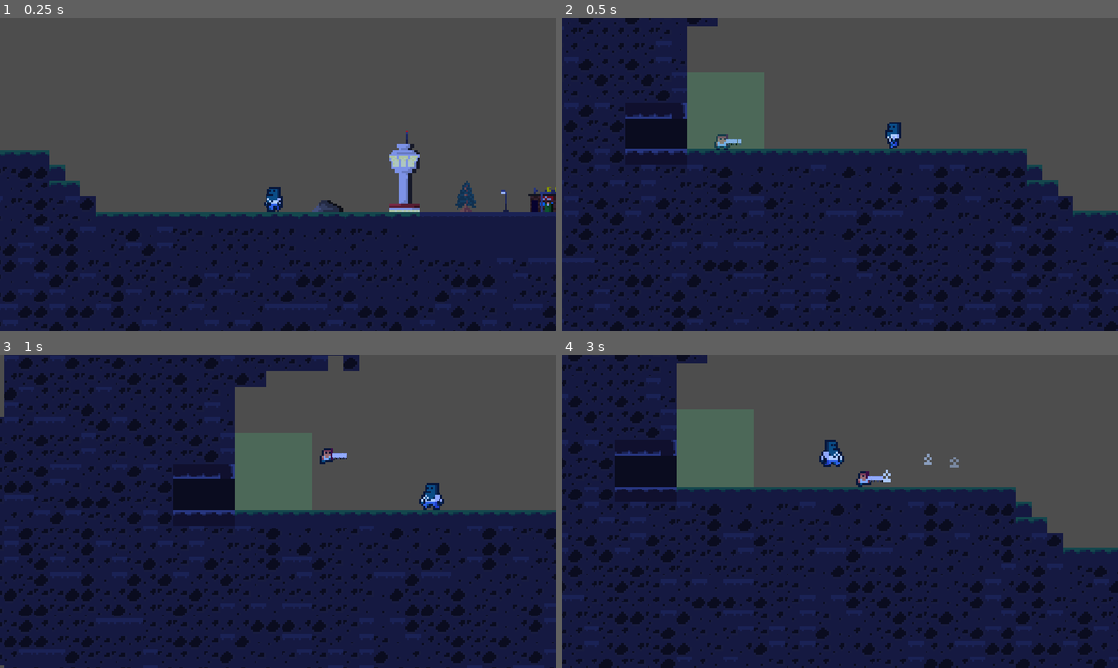
Above: before the commit, frames 1-4 (two rows, left to right).
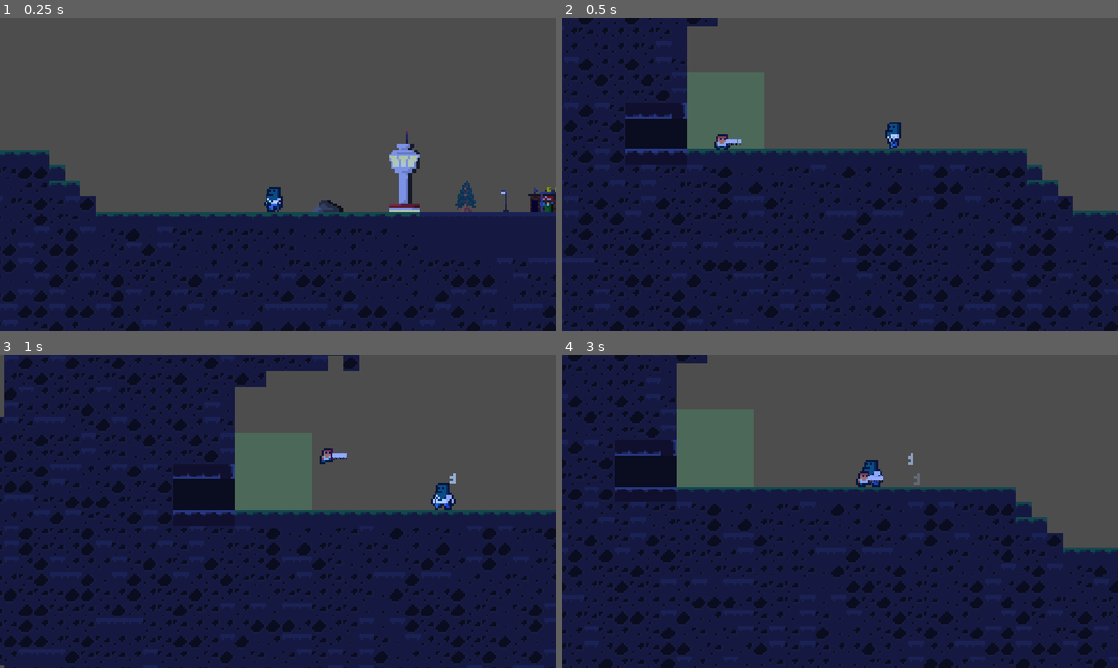
Above: after the commit, the same moments.

Repository: OllieBlomfield/zombie_game
Game: Godot game, scene res://scenes/levels/level_1.tscn
Two runs of this game, one before a commit and one after it. Both use one fixed random seed, a clock stepped at 60 frames per second and the inputs below. The engine's default icon, where the game draws it, is replaced by a stand-in: a white triangle on a blue panel in a dark square.
Inputs:
- Up to frame 1 (0.25 s): no input
- Up to frame 2 (0.5 s): no input
- Up to frame 3 (1 s): hold D (right) from 0.53 s (still down); hold M (attack) from 0.53 s (still down); tap Space (jump) at 0.77 s
- Up to frame 4 (3 s): release M (attack) at 1.28 s; tap M (attack) at 1.35, 2.85 s; tap Space (jump) at 1.52 s; release D (right) at 2.03 s; hold A (left) 2.03-2.78 s; hold M (attack) 2.03-2.78 s; hold D (right) from 2.78 s (still down)

Frame 1 is identical in both runs. In frame 2, 0.1% of the frame differs, in the area x 27-33%, y 37-42%; in frame 3, 0.5%; in frame 4, 0.6%, in the area x 46-72%, y 27-43%.

Commit message:
added GameCharacter class that player and enemies inherit from

Diff:
--- a/scenes/objects/player.tscn
+++ b/scenes/objects/player.tscn
@@ -15,6 +15,7 @@
 radius = 4.0
 
 [node name="Player" type="CharacterBody2D" unique_id=1359689479 node_paths=PackedStringArray("health", "hurtbox") groups=["player"]]
+z_index = 5
 collision_mask = 4
 script = ExtResource("1_a8lix")
 health = NodePath("Health")
@@ -49,7 +50,7 @@
 
 [node name="Combat" type="Node" parent="." unique_id=1924109106 node_paths=PackedStringArray("current_weapon")]
 script = ExtResource("5_ksjmp")
-current_weapon = NodePath("../MeleeWeapon")
+current_weapon = NodePath("../RangedWeapon")
 metadata/_custom_type_script = "uid://1kgpo4ysg2r4"
 
 [node name="MeleeWeapon" parent="." unique_id=1078517139 instance=ExtResource("6_2rlf8")]
--- /dev/null
+++ b/scenes/weapons/mele_weapon.tscn
@@ -0,0 +1,28 @@
+[gd_scene format=3 uid="uid://l0r51cd21m7k"]
+
+[ext_resource type="Script" path="res://scripts/weapons/mele_weapon.gd" id="1_ixv1l"]
+[ext_resource type="SpriteFrames" uid="uid://dp5o2awmwhqu6" path="res://graphics/weapons/mele_weapon_sprite_frames.tres" id="2_wlobd"]
+[ext_resource type="Script" uid="uid://clpibth8iopnl" path="res://components/hitbox.gd" id="3_m7uc0"]
+
+[sub_resource type="RectangleShape2D" id="RectangleShape2D_ixv1l"]
+size = Vector2(14, 7)
+
+[node name="MeleWeapon" type="Node2D" unique_id=1078517139 node_paths=PackedStringArray("hit_box")]
+script = ExtResource("1_ixv1l")
+hit_box = NodePath("HitBoxComponent")
+
+[node name="AnimatedSprite2D" type="AnimatedSprite2D" parent="." unique_id=102882708]
+position = Vector2(3, 0)
+sprite_frames = ExtResource("2_wlobd")
+animation = &"attack"
+
+[node name="HitBoxComponent" type="Area2D" parent="." unique_id=1075786225]
+collision_mask = 2
+script = ExtResource("3_m7uc0")
+damage = 1
+hitbox_name = "Bat"
+metadata/_custom_type_script = "uid://clpibth8iopnl"
+
+[node name="CollisionShape2D" type="CollisionShape2D" parent="HitBoxComponent" unique_id=72647079]
+position = Vector2(0, -1.5)
+shape = SubResource("RectangleShape2D_ixv1l")
--- a/scripts/globals/GameManager.gd
+++ b/scripts/globals/GameManager.gd
@@ -29,6 +29,8 @@
 			#player.ranged_weapon.damage += stats
 		upgrades.PLAYER_HEALTH:
 			player.health.max_health += stats
+		_:
+			pass
 
 func pause_game():
 	ui_active.emit()
--- /dev/null
+++ b/scripts/objects/game_character.gd
@@ -0,0 +1,8 @@
+extends CharacterBody2D
+class_name GameCharacter
+
+
+func apply_hit_effects(context: HitContext):
+	#print("APPLYING STUFF SIR")
+	velocity += context.direction * context.knockback
+	velocity.y -= context.extra_y_knockback
--- a/scripts/objects/player.gd
+++ b/scripts/objects/player.gd
@@ -1,5 +1,5 @@
 class_name Player
-extends CharacterBody2D
+extends GameCharacter
 
 @export var camera: Camera2D
 @export var weapon: Weapon
@@ -163,4 +163,5 @@
 	attacking = false
 
 func _on_hurtbox_hit(context: HitContext):
+	apply_hit_effects(context)
 	ScoreManager.damage_taken += context.damage
--- a/scripts/objects/zombie.gd
+++ b/scripts/objects/zombie.gd
@@ -1,5 +1,5 @@
 class_name Enemy
-extends CharacterBody2D
+extends GameCharacter
 
 @export var player: CharacterBody2D
 
@@ -64,15 +64,9 @@
 
 	wall_detector.target_position.x = 20 * dir
 
-	#velocity.x = move_toward(
-		#velocity.x,
-		#dir * speed,
-		#acceleration * get_physics_process_delta_time()
-	#)
 	var direction = sign(player.position.x - position.x)
 	velocity.x += acceleration * direction
 	velocity *= 0.9
-
 
 	if wall_detector.is_colliding() and is_on_floor():
 		jump(player.global_position.y)
@@ -115,8 +109,7 @@
 
 func damaged_received(context: HitContext):
 	_flashing = true
-	velocity += context.direction * context.knockback
-	velocity.y -= context.extra_y_knockback
+	apply_hit_effects(context)
 	if health.current_health <= 0:
 		die()
 
--- a/scripts/objects/zombie_corpse.gd
+++ b/scripts/objects/zombie_corpse.gd
@@ -1,4 +1,4 @@
-extends CharacterBody2D
+extends GameCharacter
 class_name ZombieCorpse
 
 @export var corpse_texture: CompressedTexture2D
Not shown, added: scripts/objects/game_character.gd.uid
